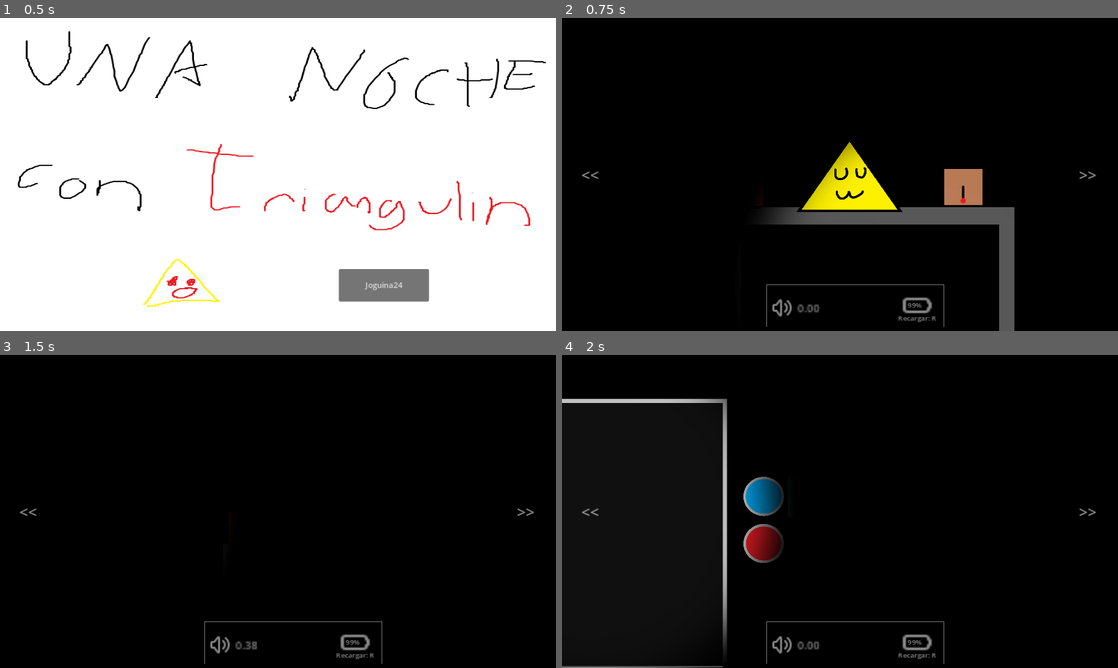
Above: before the commit, frames 1-4 (two rows, left to right).
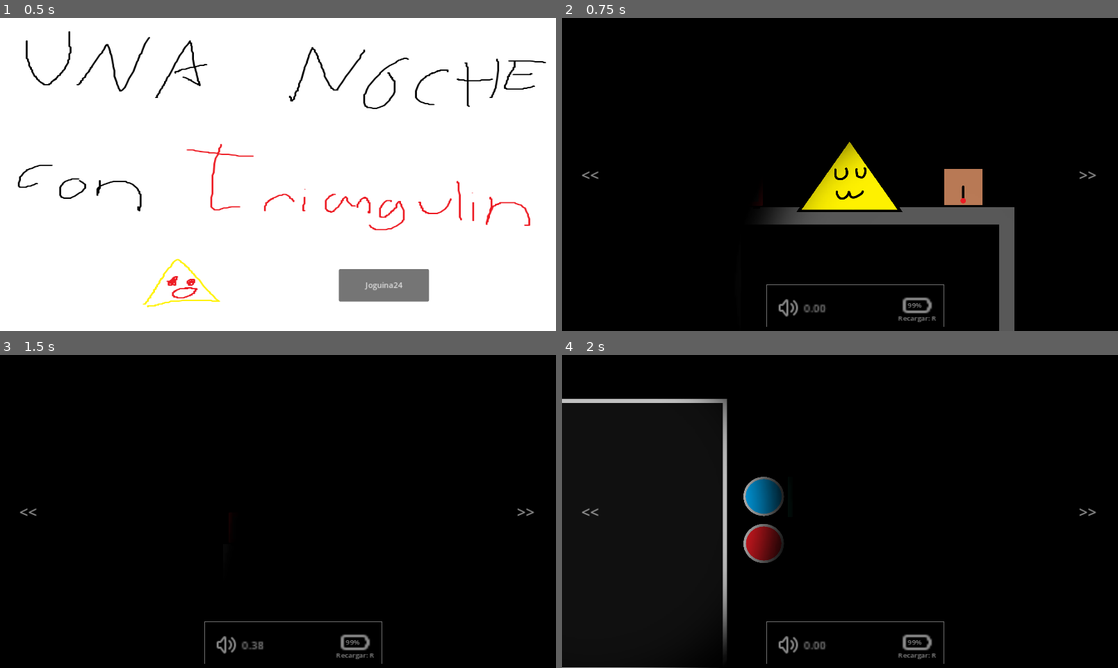
Above: after the commit, the same moments.

Repository: Mageh533/TriangulinProject
Game: Godot game, scene res://Scenes/MainMenu.tscn
Two runs of this game, one before a commit and one after it. Both use one fixed random seed, a clock stepped at 60 frames per second and the inputs below.
Inputs (mouse positions are in pixels of both pictures, inside the frame that each line leads up to):
- Up to frame 1 (0.5 s): no input
- Up to frame 2 (0.75 s): click "Joguina24" at 0.5 s
- Up to frame 3 (1.5 s): tap Enter at 1.25 s; move the mouse to (27, 511) at 1.27 s; tap R (recharge) at 1.35 s
- Up to frame 4 (2 s): no input

Frame 1 is identical in both runs. In frame 2, 0.2% of the frame differs, in the area x 37-48%, y 89-96%; in frame 3, 0.2%; in frame 4, 0.4%, in the area x 0-48%, y 89-100%.

Commit message:
Minor radio changes

Diff:
--- a/Scenes/MainScene.tscn
+++ b/Scenes/MainScene.tscn
@@ -872,7 +872,7 @@
 offset_left = -2285.0
 offset_top = 7.0
 offset_right = 3428.0
-offset_bottom = 648.0
+offset_bottom = 663.0
 mouse_filter = 2
 color = Color(0.0627451, 0.0627451, 0.0627451, 1)
 
@@ -1579,7 +1579,7 @@
 theme_override_styles/panel = SubResource("StyleBoxFlat_kcxho")
 
 [node name="Volume" type="Sprite2D" parent="POV/UILayer/UI/Inventory"]
-position = Vector2(32, 48)
+position = Vector2(45, 48)
 scale = Vector2(2, 2)
 texture = ExtResource("31_xkdqm")
 
--- a/Scripts/Game/Objects/Radios.gd
+++ b/Scripts/Game/Objects/Radios.gd
@@ -14,7 +14,7 @@
 
 func turnRadioOn():
 	if !radioActive:
-		activeRadio = randi_range(1, get_child_count() - 1)
+		activeRadio = randi_range(1, 4)
 		print(activeRadio)
 		for radio in get_children():
 			if radio is Sprite2D:
